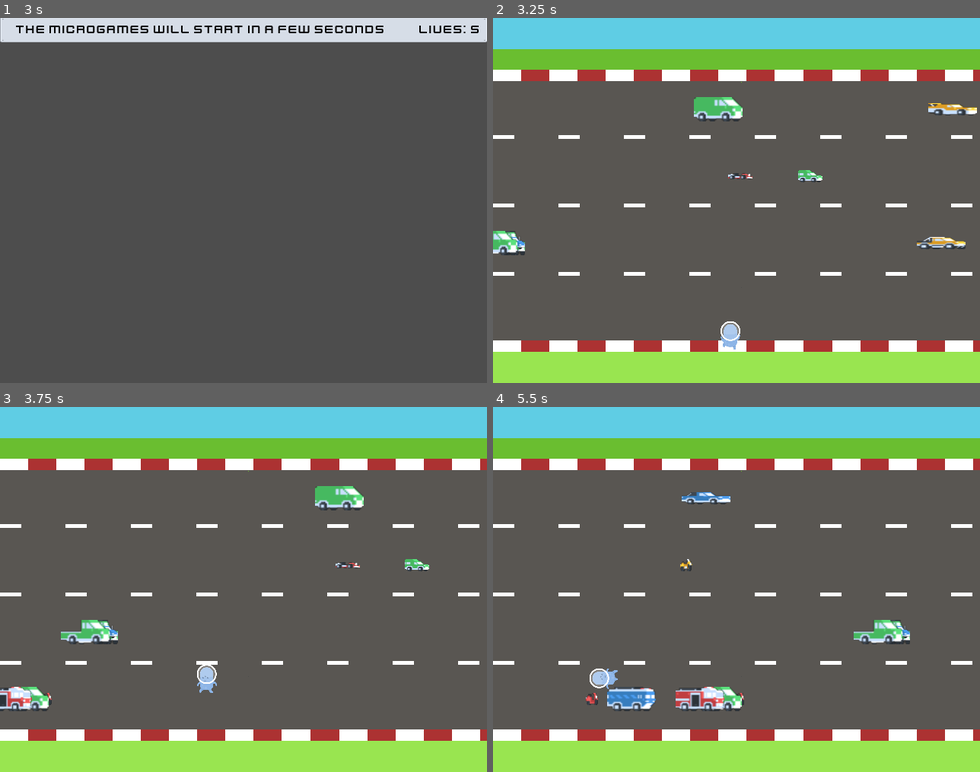
Above: before the commit, frames 1-4 (two rows, left to right).
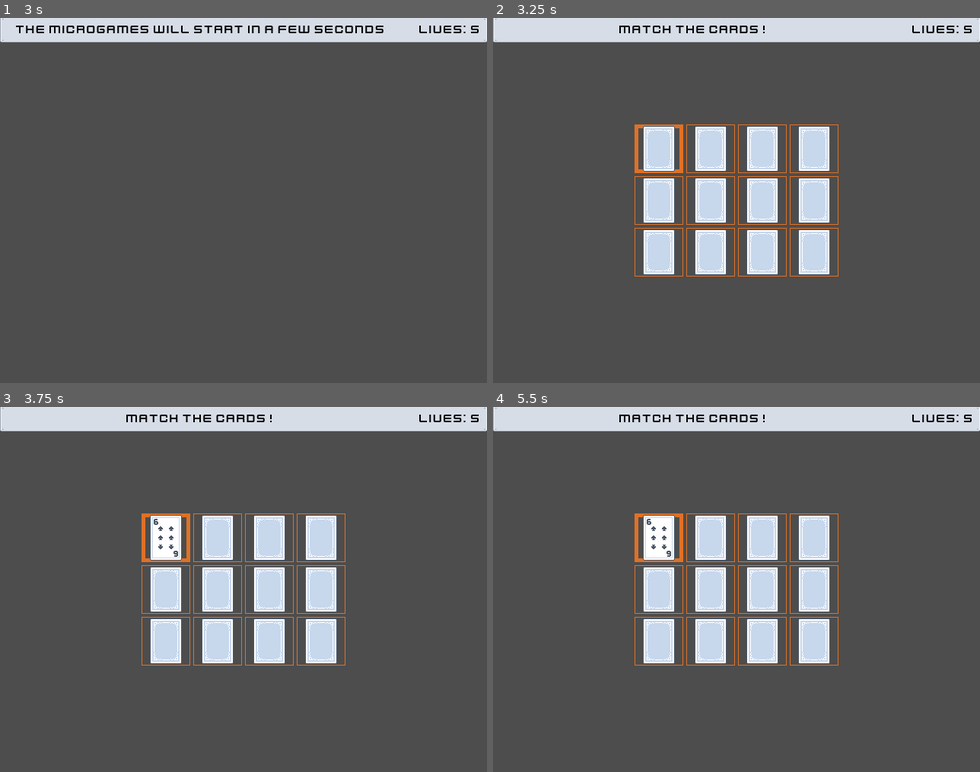
Above: after the commit, the same moments.

Repository: adelagon/godot-microgames-jam
Game: Godot game, scene res://main/main.tscn
Same seed, same stepped clock (60 frames per second), same inputs: the game is played once before the commit and once after it.
Inputs:
- Up to frame 1 (3 s): tap Enter at 0.5, 2 s; hold D (move_right) 0.53-1.28 s; tap Space (button0) at 0.6, 1.25, 1.35, 2.1, 2.75, 2.85 s; hold S (move_down) 1.28-2.03 s; hold D (move_right) 2.03-2.78 s; hold W (move_up) from 2.78 s (still down)
- Up to frame 2 (3.25 s): keep holding W (move_up)
- Up to frame 3 (3.75 s): release W (move_up) at 3.53 s; hold A (move_left) from 3.53 s (still down); tap Space (button0) at 3.6 s
- Up to frame 4 (5.5 s): tap Space (button0) at 4.35, 5.1 s; release A (move_left) at 5.03 s; hold S (move_down) from 5.03 s (still down)

Frame 1 is identical in both runs. In frame 2, 42% of the frame differs, in the area x 0-100%, y 0-100%; in frame 3, 42%; in frame 4, 42%.

Commit message:
Match the cards feature complete

Diff:
--- a/games/cross_the_road/scenes/Highway/highway.gd
+++ b/games/cross_the_road/scenes/Highway/highway.gd
@@ -2,7 +2,7 @@
 
 @export var vehicle_scene: PackedScene
 var vehicle_speed = 150
-var max_vehicles_on_screen = 10
+var max_vehicles_on_screen = 20
 var vehicle_textures = []
 var vehicles = []
 
--- /dev/null
+++ b/games/match_the_cards/scenes/Card/card.gd
@@ -0,0 +1,52 @@
+extends TextureRect
+
+var card_value
+
+var i_cursor_selected = load("res://games/match_the_cards/assets/sprites/cursor_selected.png")
+var	i_cursor_unselected = load("res://games/match_the_cards/assets/sprites/cursor_unselected.png")
+var i_card_front = load("res://games/match_the_cards/assets/sprites/cards/card_empty.png")
+var	i_card_back = load("res://games/match_the_cards/assets/sprites/cards/card_back.png")
+
+signal card_focus_entered
+signal card_focus_exited
+
+var card_hidden : bool = true
+var hide_card : bool = card_hidden: get = _get_card_hidden, set = _set_card_hidden
+
+func _get_card_hidden() -> bool:
+	return card_hidden
+
+
+func _set_card_hidden(value: bool) -> void:
+	if value:
+		$CenterContainer/Texture.texture = i_card_back
+	else:
+		$CenterContainer/Texture.texture = i_card_front
+	card_hidden = value
+
+var card_disabled : bool = false
+var disable_card : bool = card_disabled: get = _get_card_disabled, set = _set_card_disabled
+
+func _get_card_disabled():
+	return card_disabled
+
+func _set_card_disabled(value: bool):
+	#if value:
+	#	$CenterContainer/Texture.focus_mode = FOCUS_NONE
+	card_disabled = value
+
+func _ready() -> void:
+	# Set the card image basing from the given card_value
+	i_card_front = load("res://games/match_the_cards/assets/sprites/cards/deck/" + card_value + ".png")
+	$CenterContainer/Texture.texture = i_card_back
+	$CenterContainer/Texture.focus_mode = FOCUS_ALL
+
+
+func _on_focus_entered():
+	self.texture = i_cursor_selected
+	card_focus_entered.emit(self)
+
+
+func _on_focus_exited():
+	self.texture = i_cursor_unselected
+	card_focus_exited.emit(self)
--- /dev/null
+++ b/games/match_the_cards/scenes/Card/card.tscn
@@ -0,0 +1,20 @@
+[gd_scene load_steps=3 format=3 uid="uid://y3sgayjt23t8"]
+
+[ext_resource type="Script" path="res://games/match_the_cards/scenes/Card/card.gd" id="1_efigm"]
+[ext_resource type="Texture2D" uid="uid://cfrfr87dpjrb4" path="res://games/match_the_cards/assets/sprites/cursor_unselected.png" id="1_hsu8f"]
+
+[node name="Card" type="TextureRect"]
+texture = ExtResource("1_hsu8f")
+script = ExtResource("1_efigm")
+
+[node name="CenterContainer" type="CenterContainer" parent="."]
+layout_mode = 0
+offset_right = 40.0
+offset_bottom = 40.0
+
+[node name="Texture" type="TextureRect" parent="CenterContainer"]
+unique_name_in_owner = true
+layout_mode = 2
+
+[connection signal="focus_entered" from="CenterContainer/Texture" to="." method="_on_focus_entered"]
+[connection signal="focus_exited" from="CenterContainer/Texture" to="." method="_on_focus_exited"]
--- /dev/null
+++ b/games/match_the_cards/scenes/Game/game.gd
@@ -0,0 +1,72 @@
+extends Node
+
+const directions = "Match the cards!"
+const timed = false
+var num_pairs = 6
+var matched_pairs = 0
+var player_won = false
+var selected_card # card that currently has the focus
+var latest_card   # the latest card that was flipped
+var previous_card # the previous card that was flipped
+
+signal game_finished
+
+func _ready():
+	# Set the table
+	$Table.pairs = num_pairs
+	var cards = $Table/TableContainer/CardGridContainer.get_children()
+	# Set focus to the first card
+	selected_card = cards[0]
+	for card in cards:
+		card.connect("card_focus_entered", _on_card_selected)
+		card.connect("card_focus_exited", _on_card_unselected)
+
+
+func _on_card_selected(card: TextureRect):
+	selected_card = card
+
+
+func _on_card_unselected(card: TextureRect):
+	pass
+
+
+func _process(_delta):
+	if Input.is_action_just_pressed("button0"):
+		# Ignore if selected card is already disabled
+		$SFXMove.play()
+		if selected_card.disable_card:
+			return
+		# Show Selected Card
+		selected_card.hide_card = false
+		if latest_card == null:
+			latest_card = selected_card
+			return
+		# Ignore if selected_card is already the latest
+		if selected_card == latest_card:
+			return
+
+		# Update previous & latest cards
+		previous_card = latest_card
+		latest_card = selected_card
+
+		print("Previous: ", previous_card.card_value, " Latest: ", latest_card.card_value)
+		if previous_card.card_value == latest_card.card_value:
+			print("Matched!")
+			latest_card.hide_card = false
+			latest_card.disable_card = true
+			latest_card = null
+			previous_card.hide_card = false
+			previous_card.disable_card = true
+			previous_card = null
+			matched_pairs += 1
+			$SFXMatch.play()
+			if matched_pairs == num_pairs:
+				game_over()
+		else:
+			previous_card.hide_card = true
+			$SFXMismatch.play()
+			print("Didn't Match")
+
+func game_over():
+	player_won = true
+	game_finished.emit(self.get_instance_id())
--- /dev/null
+++ b/games/match_the_cards/scenes/Game/game.tscn
@@ -0,0 +1,21 @@
+[gd_scene load_steps=6 format=3 uid="uid://br3s8yittnnfd"]
+
+[ext_resource type="PackedScene" uid="uid://seflermranpj" path="res://games/match_the_cards/scenes/Table/table.tscn" id="1_cewn7"]
+[ext_resource type="Script" path="res://games/match_the_cards/scenes/Game/game.gd" id="1_nblhb"]
+[ext_resource type="AudioStream" uid="uid://bo0wdwxrlraqp" path="res://games/match_the_cards/assets/sounds/move.ogg" id="3_qd5eq"]
+[ext_resource type="AudioStream" uid="uid://bdky2veix3s2s" path="res://games/match_the_cards/assets/sounds/match.ogg" id="4_dsgb8"]
+[ext_resource type="AudioStream" uid="uid://dsxecxuxq5mgs" path="res://games/match_the_cards/assets/sounds/mismatch.ogg" id="5_1cgd7"]
+
+[node name="Game" type="Node"]
+script = ExtResource("1_nblhb")
+
+[node name="Table" parent="." instance=ExtResource("1_cewn7")]
+
+[node name="SFXMove" type="AudioStreamPlayer2D" parent="."]
+stream = ExtResource("3_qd5eq")
+
+[node name="SFXMatch" type="AudioStreamPlayer2D" parent="."]
+stream = ExtResource("4_dsgb8")
+
+[node name="SFXMismatch" type="AudioStreamPlayer2D" parent="."]
+stream = ExtResource("5_1cgd7")
--- /dev/null
+++ b/games/match_the_cards/scenes/Table/table.gd
@@ -0,0 +1,48 @@
+extends TextureRect
+
+@export var card_scene: PackedScene
+
+var deck = []
+var played_cards = []
+var num_pairs : int = 2 # min=2, max=15
+var pairs : int = num_pairs: get = _get_num_pairs, set = _set_num_pairs
+func _get_num_pairs() -> int:
+	return num_pairs
+
+func _set_num_pairs(value: int) -> void:
+	num_pairs = value
+	initialize_table(value)
+
+
+func load_deck() -> void:
+	for file_name in DirAccess.get_files_at("res://games/match_the_cards/assets/sprites/cards/deck/"):
+		if file_name.get_extension() == "png":
+			var fn = file_name.replace(".png", "")
+			deck.append(fn)
+
+
+func create_card(card_value: String) -> TextureRect:
+	var card = card_scene.instantiate()
+	card.card_value = card_value
+	return card
+
+
+func initialize_table(num_pairs: int):
+	# Select cards at random
+	var card_selection = deck
+	card_selection.shuffle()
+	for card_value in card_selection.slice(0, num_pairs):
+		# Add two of a kind
+		played_cards.append(create_card(card_value))
+		played_cards.append(create_card(card_value))
+		played_cards.shuffle()
+
+	# Set table and maximize the spacing
+	$TableContainer/CardGridContainer.columns = ceil(sqrt(num_pairs*2))
+	for card in played_cards:
+		$TableContainer/CardGridContainer.add_child(card)
+	played_cards[0].get_node("%Texture").grab_focus()
+
+
+func _ready() -> void:
+	load_deck()
--- /dev/null
+++ b/games/match_the_cards/scenes/Table/table.tscn
@@ -0,0 +1,19 @@
+[gd_scene load_steps=3 format=3 uid="uid://seflermranpj"]
+
+[ext_resource type="Script" path="res://games/match_the_cards/scenes/Table/table.gd" id="1_3a82h"]
+[ext_resource type="PackedScene" uid="uid://y3sgayjt23t8" path="res://games/match_the_cards/scenes/Card/card.tscn" id="2_2rs0p"]
+
+[node name="Table" type="TextureRect"]
+offset_right = 640.0
+offset_bottom = 480.0
+script = ExtResource("1_3a82h")
+card_scene = ExtResource("2_2rs0p")
+
+[node name="TableContainer" type="CenterContainer" parent="."]
+layout_mode = 0
+offset_top = 40.0
+offset_right = 640.0
+offset_bottom = 440.0
+
+[node name="CardGridContainer" type="GridContainer" parent="TableContainer"]
+layout_mode = 2
--- a/main/main.gd
+++ b/main/main.gd
@@ -2,6 +2,7 @@
 
 @export var shoot_the_aliens: PackedScene
 @export var cross_the_road: PackedScene
+@export var match_the_cards: PackedScene
 
 var micro_games = []
 var current_micro_game
@@ -11,6 +12,7 @@
 	# Collate all available micro games
 	micro_games.append(shoot_the_aliens)
 	micro_games.append(cross_the_road)
+	micro_games.append(match_the_cards)
 	$HUD.set_message("The Microgames will start in a few seconds")
 	$HUD.set_lives(player_lives)
 	$StartGameTimer.start()
--- a/main/main.tscn
+++ b/main/main.tscn
@@ -1,14 +1,16 @@
-[gd_scene load_steps=5 format=3 uid="uid://bx4v1g1dd80c"]
+[gd_scene load_steps=6 format=3 uid="uid://bx4v1g1dd80c"]
 
 [ext_resource type="Script" path="res://main/main.gd" id="1_68gmr"]
 [ext_resource type="PackedScene" uid="uid://cwwf18aujgkkq" path="res://games/shoot_the_aliens/scenes/Game/game.tscn" id="1_vyh18"]
 [ext_resource type="PackedScene" uid="uid://sdaasaqqba8c" path="res://main/HUD/hud.tscn" id="2_c47sq"]
 [ext_resource type="PackedScene" uid="uid://cgwl1mor2x436" path="res://games/cross_the_road/scenes/Game/game.tscn" id="3_psper"]
+[ext_resource type="PackedScene" uid="uid://br3s8yittnnfd" path="res://games/match_the_cards/scenes/Game/game.tscn" id="4_qlpbi"]
 
 [node name="Main" type="Node"]
 script = ExtResource("1_68gmr")
 shoot_the_aliens = ExtResource("1_vyh18")
 cross_the_road = ExtResource("3_psper")
+match_the_cards = ExtResource("4_qlpbi")
 
 [node name="HUD" parent="." instance=ExtResource("2_c47sq")]
 
--- a/project.godot
+++ b/project.godot
@@ -59,5 +59,6 @@
 "deadzone": 0.5,
 "events": [Object(InputEventKey,"resource_local_to_scene":false,"resource_name":"","device":-1,"window_id":0,"alt_pressed":false,"shift_pressed":false,"ctrl_pressed":false,"meta_pressed":false,"pressed":false,"keycode":0,"physical_keycode":32,"key_label":0,"unicode":32,"echo":false,"script":null)
 , Object(InputEventJoypadButton,"resource_local_to_scene":false,"resource_name":"","device":-1,"button_index":0,"pressure":0.0,"pressed":false,"script":null)
+, Object(InputEventMouseButton,"resource_local_to_scene":false,"resource_name":"","device":-1,"window_id":0,"alt_pressed":false,"shift_pressed":false,"ctrl_pressed":false,"meta_pressed":false,"button_mask":0,"position":Vector2(0, 0),"global_position":Vector2(0, 0),"factor":1.0,"button_index":1,"canceled":false,"pressed":false,"double_click":false,"script":null)
 ]
 }
Not shown, added: games/match_the_cards/assets/sounds/match.ogg.import
Not shown, added: games/match_the_cards/assets/sounds/mismatch.ogg.import
Not shown, added: games/match_the_cards/assets/sounds/move.ogg.import
Binary file added: games/match_the_cards/assets/sprites/cards/card_back.png
Not shown, added: games/match_the_cards/assets/sprites/cards/card_back.png.import
Binary file added: games/match_the_cards/assets/sprites/cards/card_empty.png
Not shown, added: games/match_the_cards/assets/sprites/cards/card_empty.png.import
Binary file added: games/match_the_cards/assets/sprites/cards/deck/card_clubs_02.png
Not shown, added: games/match_the_cards/assets/sprites/cards/deck/card_clubs_02.png.import
Binary file added: games/match_the_cards/assets/sprites/cards/deck/card_clubs_03.png
Not shown, added: games/match_the_cards/assets/sprites/cards/deck/card_clubs_03.png.import
Binary file added: games/match_the_cards/assets/sprites/cards/deck/card_clubs_04.png
(and 111 more such lines)
